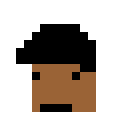
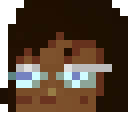
Layers edited between the first and the second (128, 128) image:
added layer "Layer 4" above "Layer 3" over [0,0,128,112]
